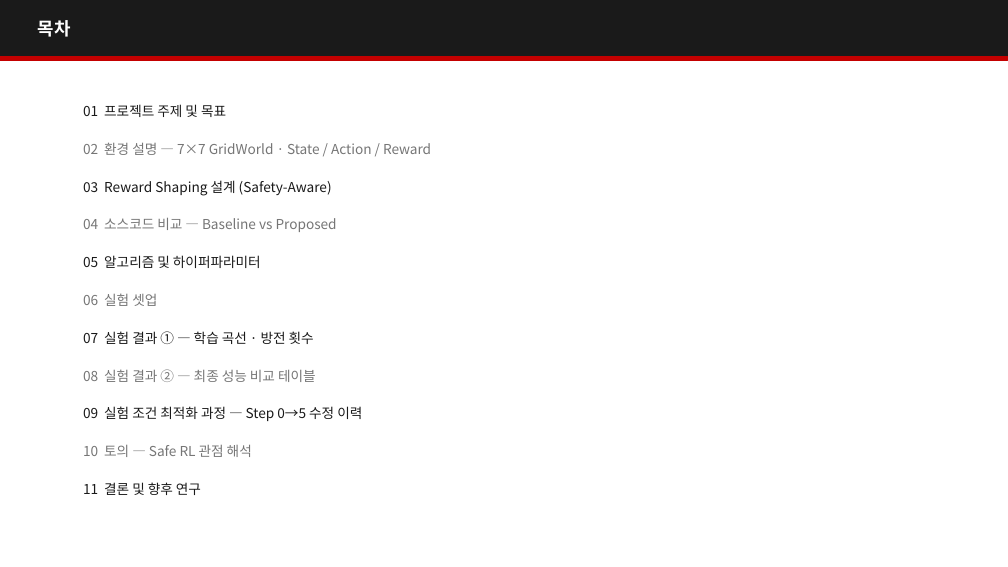
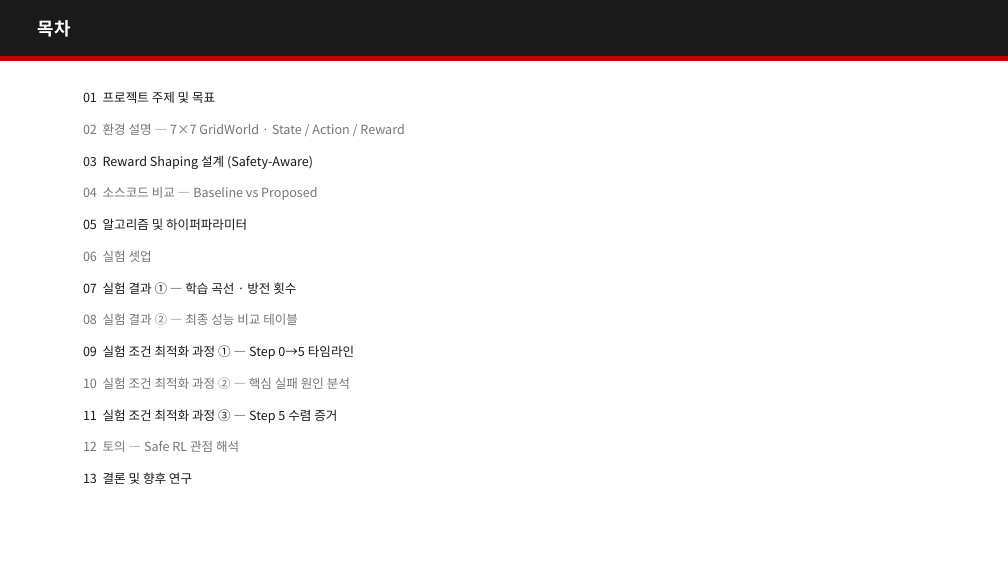
Before and after one commit to brennix586/RL_AGV, a slide deck: slide 2 of results/AGV_Report.pptx. Drawn at 1008x567 pixels with LibreOffice and Linux fonts; fonts in the diff are those of the drawing. Boxes give left, top, right and bottom in pixels: in the first picture for what was removed or moved away, otherwise in the second. Text is boxed around its words. In the diff, an @@ line names an element or a change of style, - is before the commit and + after.

```diff
--- a/results/AGV_Report.pptx
+++ b/results/AGV_Report.pptx
@@ text "01 프로젝트 주제 및 목표": place and size @@
-text "01 프로젝트 주제 및 목표" at <box>83,104,226,117</box>
+text "01 프로젝트 주제 및 목표" at <box>83,91,215,103</box>
@@ text "02 환경 설명 — 7×7 ...": place and size @@
-text "02 환경 설명 — 7×7 ..." at <box>83,142,431,155</box>
+text "02 환경 설명 — 7×7 ..." at <box>83,123,404,135</box>
@@ text "03 Reward Shaping 설계 (Safety-Aware)": place and size @@
-text "03 Reward Shaping 설계 (Safety-Aware)" at <box>83,180,332,196</box>
+text "03 Reward Shaping 설계 (Safety-Aware)" at <box>83,155,313,169</box>
@@ text "04 소스코드 비교 — Baseline ...": place and size @@
-text "04 소스코드 비교 — Baseline ..." at <box>83,217,337,232</box>
+text "04 소스코드 비교 — Baseline ..." at <box>83,187,317,200</box>
@@ text "05 알고리즘 및 하이퍼파라미터": place and size @@
-text "05 알고리즘 및 하이퍼파라미터" at <box>83,255,261,268</box>
+text "05 알고리즘 및 하이퍼파라미터" at <box>83,218,247,230</box>
@@ text "06 실험 셋업": place and size @@
-text "06 실험 셋업" at <box>83,293,157,306</box>
+text "06 실험 셋업" at <box>83,250,152,262</box>
@@ text "07 실험 결과 ① — ...": place and size @@
-text "07 실험 결과 ① — ..." at <box>83,331,314,344</box>
+text "07 실험 결과 ① — ..." at <box>83,282,296,294</box>
@@ size 13 to 12 pt in 8 elements at <box>83,91,215,103</box>, <box>83,123,404,135</box>, <box>83,155,313,169</box>, <box>83,187,317,200</box>, <box>83,218,247,230</box>, <box>83,250,152,262</box>, <box>83,282,296,294</box>, <box>83,313,298,325</box> @@
@@ text "08 실험 결과 ② — ...": place and size @@
-text "08 실험 결과 ② — ..." at <box>83,369,316,382</box>
+text "08 실험 결과 ② — ..." at <box>83,313,298,325</box>
@@ text at <box>83,345,354,359</box>: text changed; size 13 to 12 pt @@
-09 실험 조건 최적화 과정 — Step 0→5 수정 이력
+09 실험 조건 최적화 과정 ① — Step 0→5 타임라인
@@ text added at <box>83,377,350,389</box>, 12 pt, text #767676 @@
+10 실험 조건 최적화 과정 ② — 핵심 실패 원인 분석
@@ text added at <box>83,409,337,423</box>, 12 pt, text #1A1A1A @@
+11 실험 조건 최적화 과정 ③ — Step 5 수렴 증거
@@ text at <box>83,440,239,452</box>: text changed; size 13 to 12 pt @@
-10 토의 — Safe RL 관점 해석
+12 토의 — Safe RL 관점 해석
@@ text at <box>83,472,192,484</box>: text changed; size 13 to 12 pt @@
-11 결론 및 향후 연구
+13 결론 및 향후 연구
```
Also in this commit, not shown: 5 other slides changed, 2 slides added, 1 other file.
